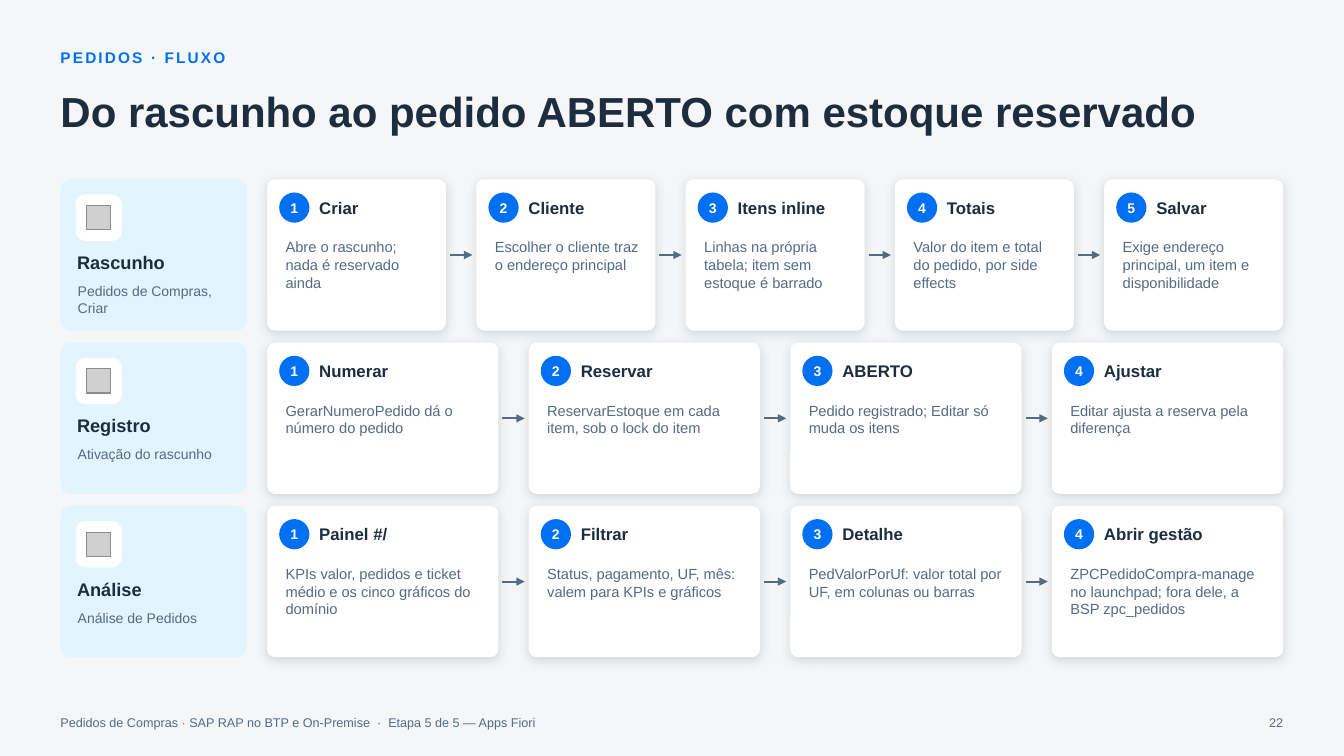
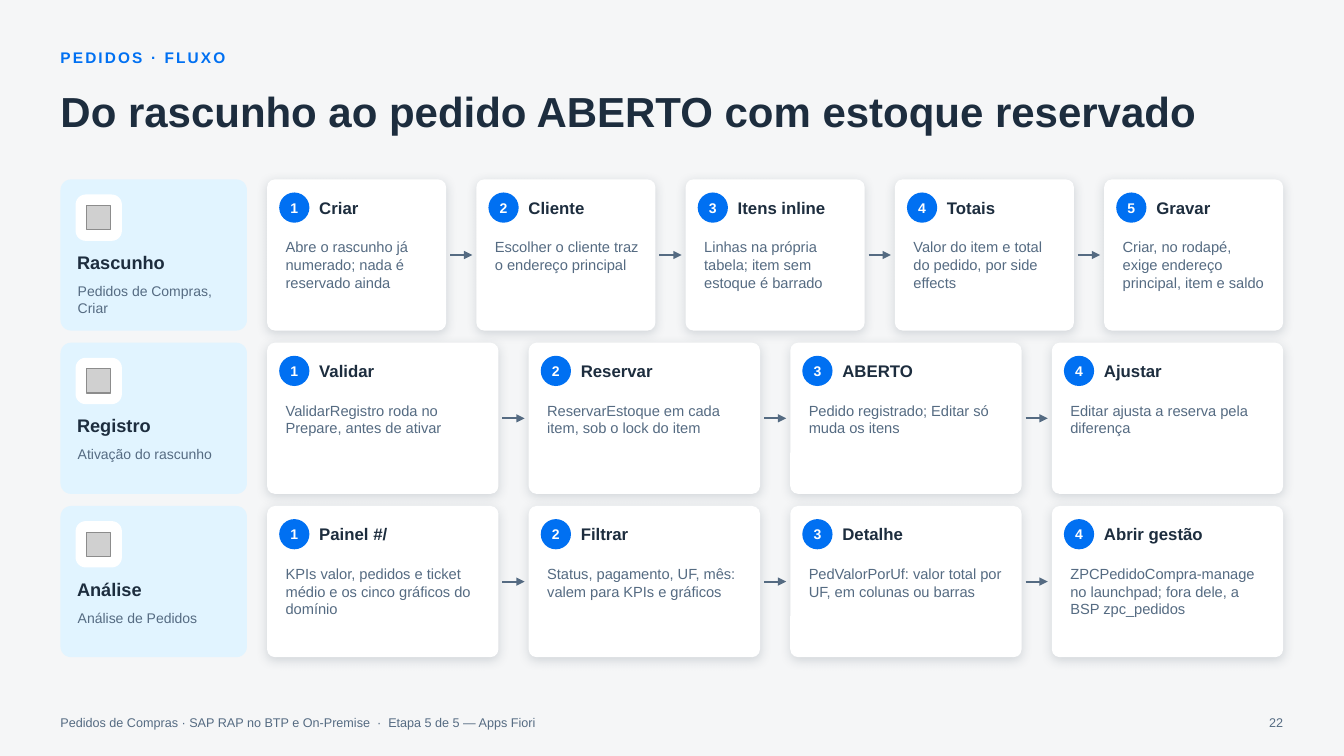
Before and after one commit to AdrianoBispo/sap-abap-rap-pedidos-de-compras-app, a slide deck: slide 22 of docs/apresentacoes/05-apps-fiori.pptx. Drawn at 1344x756 pixels with LibreOffice and Linux fonts; fonts in the diff are those of the drawing; grey boxes stand for pictures. Boxes give left, top, right and bottom in pixels: in the first picture for what was removed or moved away, otherwise in the second. Text is boxed around its words. In the diff, an @@ line names an element or a change of style, - is before the commit and + after.

```diff
--- a/docs/apresentacoes/05-apps-fiori.pptx
+++ b/docs/apresentacoes/05-apps-fiori.pptx
@@ text at box(1156, 202, 1210, 214): text changed @@
-Salvar
+Gravar
@@ text at box(286, 241, 408, 288): text changed @@
-Abre o rascunho; nada é reservado ainda
+Abre o rascunho já numerado; nada é reservado ainda
@@ text at box(1123, 241, 1264, 291): text changed @@
-Exige endereço principal, um item e disponibilidade
+Criar, no rodapé, exige endereço principal, item e saldo
@@ text at box(319, 365, 374, 377): text changed @@
-Numerar
+Validar
@@ text at box(286, 405, 442, 436): text changed @@
-GerarNumeroPedido dá o número do pedido
+ValidarRegistro roda no Prepare, antes de ativar
```
